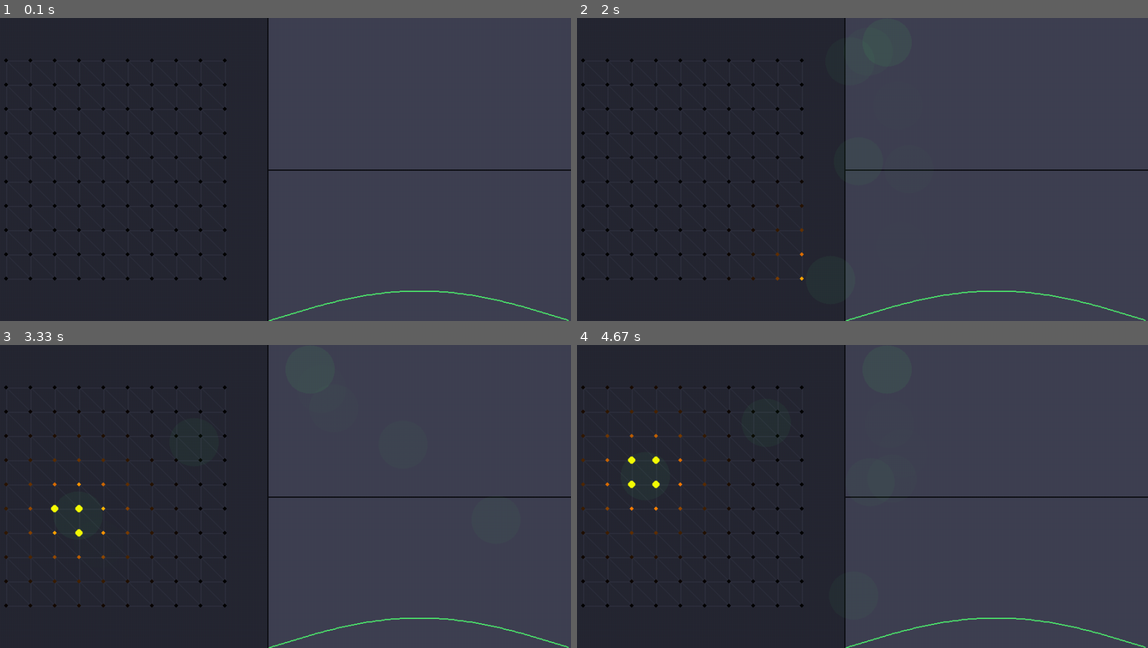
Above: before the commit, frames 1-4 (two rows, left to right).
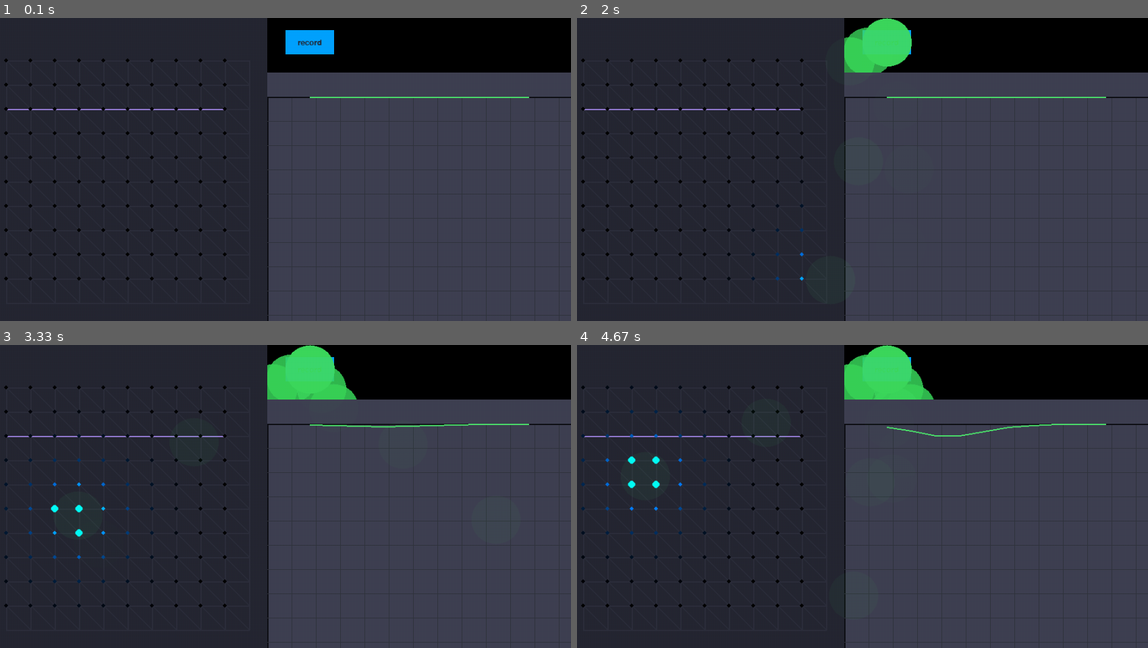
Above: after the commit, the same moments.

Repository: mmmmaja/MARBLE
Game: pygame game, started from pygame_model/main.py
Same seed, same stepped clock (60 frames per second), same inputs: the game is played once before the commit and once after it.
Inputs (mouse positions are in pixels of both pictures, inside the frame that each line leads up to):
- Up to frame 1 (0.1 s): no input
- Up to frame 2 (2 s): press the mouse at (885, 42) at 0.37 s; move the mouse to (771, 81) at 0.47 s; release the mouse at (656, 124) at 0.6 s; press the mouse at (885, 42) at 0.7 s; move the mouse to (891, 145) at 0.8 s; release the mouse at (902, 245) at 0.93 s; press the mouse at (885, 42) at 1.03 s; move the mouse to (896, 105) at 1.13 s; release the mouse at (908, 169) at 1.27 s; press the mouse at (885, 42) at 1.37 s; move the mouse to (868, 51) at 1.47 s; release the mouse at (851, 60) at 1.6 s; press the mouse at (885, 42) at 1.7 s; move the mouse to (856, 160) at 1.8 s; release the mouse at (828, 278) at 1.93 s
- Up to frame 3 (3.33 s): press the mouse at (308, 369) at 2.03 s; move the mouse to (205, 457) at 2.13 s; release the mouse at (97, 544) at 2.27 s; press the mouse at (308, 369) at 2.37 s; move the mouse to (319, 387) at 2.47 s; release the mouse at (331, 408) at 2.6 s; press the mouse at (308, 369) at 2.7 s; move the mouse to (399, 444) at 2.8 s; release the mouse at (496, 520) at 2.93 s; press the mouse at (308, 369) at 3.03 s; move the mouse to (194, 441) at 3.13 s; release the mouse at (79, 514) at 3.27 s
- Up to frame 4 (4.67 s): press the mouse at (885, 369) at 3.37 s; move the mouse to (896, 411) at 3.47 s; release the mouse at (902, 454) at 3.6 s; press the mouse at (885, 369) at 3.7 s; move the mouse to (891, 423) at 3.8 s; release the mouse at (891, 478) at 3.93 s; press the mouse at (885, 369) at 4.03 s; move the mouse to (868, 481) at 4.13 s; release the mouse at (851, 593) at 4.27 s; press the mouse at (885, 369) at 4.37 s; move the mouse to (765, 423) at 4.47 s; release the mouse at (645, 475) at 4.6 s

The runs differ from the first frame. In frame 1, 11% of the frame differs, in the area x 1-100%, y 0-100%; in frame 2, 11%; in frame 3, 11%; in frame 4, 11%, in the area x 0-100%, y 0-100%.

Commit message:
new commit

Diff:
--- a/pygame_model/main.py
+++ b/pygame_model/main.py
@@ -1,4 +1,3 @@
-import math
 import pygame
 import mesh
 import stimulis
@@ -13,26 +12,71 @@
 
     def __init__(self, sensor_mesh, stimuli):
 
+        self.button_rect = None
         self.sensor_mesh = sensor_mesh
         self.stimuli = stimuli
 
         # Indicates if currently the mouse is pressed
         self.mouse_pressed = False
 
+        # Indicates if currently the pressure data is recorded
+        self.recording = False
+
         # Stores press locations to display disappearing circles
         self.presses = []
+
+        # Index of the X line to be displayed on the right side od the visualization
+        self.LINE_INDEX = 2
+
+        # Number of centimeters to shift right visualization up
+        self.D_Y = 3
 
         self.screen = pygame.display.set_mode(
             size=(FRAME_WIDTH, FRAME_HEIGHT)
         )
+        pygame.init()
         self.update()
+        self.draw_settings()
         pygame.display.update()
 
     def run(self):
-        # FIXME Add clock here, save the sensor values in the xls file
+
+        # How many times per second do we want to output pressure data
+        UPDATE_INTERVAL = 0.5 * 1000  # milliseconds
+        clock = pygame.time.Clock()
+
         while True:
             self.detect_events()
             self.display_presses()
+
+            if pygame.time.get_ticks() % UPDATE_INTERVAL == 0:
+                if self.recording:
+                    self.sensor_mesh.get_values()
+
+            clock.tick(60)
+
+    def draw_settings(self):
+        self.add_record_button(position=(FRAME_WIDTH // 2 + 30, self.D_Y * UNIT - 100))
+
+    def add_record_button(self, position):
+        # Set up the font
+        font = pygame.font.SysFont(None, 20)
+
+        # Set up the button
+        button_width = 80
+        button_height = 40
+        self.button_rect = pygame.Rect(
+            position[0], position[1],
+            button_width, button_height)
+        button_surface = pygame.Surface((button_width, button_height))
+        button_surface.fill(hex2RGB('00a2ff'))
+        button_text = font.render("record", True, hex2RGB('262834'))
+        button_text_rect = button_text.get_rect(center=(button_width // 2, button_height // 2))
+        button_surface.blit(button_text, button_text_rect)
+
+        # Draw the button
+        self.screen.blit(button_surface, self.button_rect)
+        pygame.display.update()
 
     def update(self):
         self.update_central_section()
@@ -40,35 +84,43 @@
 
     def update_cross_section(self):
 
-        rect = pygame.Rect(FRAME_WIDTH / 2, 0, FRAME_WIDTH / 2, FRAME_HEIGHT)
+        # Draw section background
+        rect = pygame.Rect(
+            FRAME_WIDTH / 2, FRAME_HEIGHT // 2 - (self.D_Y + 1) * UNIT,
+            FRAME_WIDTH / 2, FRAME_HEIGHT)
         pygame.draw.rect(self.screen, hex2RGB("#3f4152"), rect)
 
-        # Draw the X and Y axis
-        pygame.draw.line(
-            self.screen,
-            hex2RGB("#0d0e12"),
-            (FRAME_WIDTH // 2, FRAME_HEIGHT // 2),
-            (FRAME_WIDTH, FRAME_HEIGHT // 2), 2)
-        pygame.draw.line(
-            self.screen,
-            hex2RGB("#0d0e12"),
-            (FRAME_WIDTH // 2, 0),
-            (FRAME_WIDTH // 2, FRAME_HEIGHT), 2)
+        # Draw Y axis
+        x = FRAME_WIDTH // 2
+        color, line_width = hex2RGB("#0d0e12"), 2
+        while x <= FRAME_WIDTH:
+            pygame.draw.line(
+                self.screen, color,
+                (x, FRAME_HEIGHT // 2 - self.D_Y * UNIT), (x, FRAME_HEIGHT), line_width)
+            x += UNIT
+            color, line_width = hex2RGB("#31343d"), 1
+        # Draw X axis
+        y = FRAME_HEIGHT // 2
+        color, line_width = hex2RGB("#0d0e12"), 2
+        while y - UNIT * self.D_Y <= FRAME_HEIGHT:
+            pygame.draw.line(
+                self.screen, color,
+                (FRAME_WIDTH // 2, y - self.D_Y * UNIT), (FRAME_WIDTH, y - self.D_Y * UNIT), line_width)
+            y += UNIT
+            color, line_width = hex2RGB("#31343d"), 1
 
-        # TODO Draw unit ticks
+        # Draw function of the deformation
+        curve_points = []
 
-        self.draw_function()
-
-    def draw_function(self):
-        # Generate a series of points along a sine curve
-        num_points = 100
-        curve_points = []
-        for i in range(num_points):
-            x = i * (FRAME_WIDTH // 2) / num_points + (FRAME_WIDTH // 2)
-            y = FRAME_WIDTH / 2 - 50 * math.sin(i * math.pi / num_points)
-            curve_points.append((x, y))
+        # Append the pressure points from the mesh object
+        sensor_line = self.sensor_mesh.get_points_along_X(self.LINE_INDEX)
+        for i in range(len(sensor_line)):
+            x = sensor_line[i].position[0]
+            y = - sensor_line[i].deformation
+            curve_points.append((x + FRAME_WIDTH // 2, y + FRAME_HEIGHT // 2 - self.D_Y * UNIT))
 
         # Draw the curve
+        # TODO interpolation to smooth it out
         pygame.draw.lines(self.screen, hex2RGB("#4ee96e"), False, curve_points, 2)
 
     def update_central_section(self):
@@ -77,6 +129,15 @@
 
         for t in self.sensor_mesh.triangles:
             pygame.draw.polygon(self.screen, hex2RGB("#2d2f3d"), t, 2)
+
+        # Mark the line that is displayed on the cross_section
+        sensor_line = self.sensor_mesh.get_points_along_X(self.LINE_INDEX)
+        pygame.draw.line(
+            self.screen,
+            hex2RGB("#9c82dd"),
+            sensor_line[0].position,
+            sensor_line[len(sensor_line) - 1].position,
+            2)
 
         for s in self.sensor_mesh.SENSOR_ARRAY:
             circle_prop = s.get_circle_properties()
@@ -89,6 +150,8 @@
 
             if event.type == pygame.MOUSEBUTTONDOWN:
                 self.mouse_pressed = True
+                if self.button_rect.collidepoint(event.pos):
+                    self.recording = True
 
             if event.type == pygame.MOUSEBUTTONUP:
                 self.mouse_pressed = False
--- a/pygame_model/mesh.py
+++ b/pygame_model/mesh.py
@@ -1,9 +1,6 @@
-import sys
-
 import numpy as np
 
-# define unit = 1cm
-
+# define unit 40px = 1cm
 UNIT = 40
 
 
@@ -19,6 +16,7 @@
         self.sensor_distance = sensor_distance
 
         if center:
+            # Used to shift mesh to the center of the frame
             real_width, real_height = (width - 1) * (sensor_distance * UNIT), (height - 1) * (sensor_distance * UNIT)
             self.delta = [center[0] - real_width / 2, center[0] - real_width / 2]
         else:
@@ -29,15 +27,16 @@
 
     def create(self):
         """
-        :return: Triangular mesh and point cloud corresponding to sensor positions
+        Fills self.SENSOR_ARRAY
+        :return: Triangular mesh for sensor map
         """
 
         # Triangulation method
         vertices, triangles = [], []
         step = UNIT * self.sensor_distance
 
-        for i in range(self.height - 1):
-            for j in range(self.width - 1):
+        for i in range(self.height):
+            for j in range(self.width):
                 a = [
                     i * step + self.delta[0],
                     j * step + self.delta[1]
@@ -56,12 +55,6 @@
                 ]
 
                 self.SENSOR_ARRAY.append(Sensor(a))
-                if i == self.height - 2:
-                    self.SENSOR_ARRAY.append(Sensor(b))
-                if j == self.width - 2:
-                    self.SENSOR_ARRAY.append(Sensor(d))
-                if i == self.height - 2 and j == self.width - 2:
-                    self.SENSOR_ARRAY.append(Sensor(c))
 
                 vertices.append(a)
                 vertices.append(b)
@@ -75,12 +68,23 @@
         return triangles
 
     def get_values(self):
-        for s in self.SENSOR_ARRAY:
-            print(str(s.pressure), end=', ')
+        for i in range(self.height):
+            for j in range(self.width):
+                index = i * self.width + j
+                print(round(self.SENSOR_ARRAY[index].deformation, 5), end=' | ')
+                # print(self.SENSOR_ARRAY[index].position, end=' | ')
+            print()
 
     def press(self, stimuli):
         for sensor in self.SENSOR_ARRAY:
             sensor.press(stimuli)
+
+    def get_points_along_X(self, X):
+        sensor_line = []
+        for i in range(self.height):
+            index = i * self.width + 2
+            sensor_line.append(self.SENSOR_ARRAY[index])
+        return sensor_line
 
 
 class Sensor:
@@ -109,10 +113,9 @@
     def get_circle_properties(self):
         base_color = np.array([0, 0, 0])
 
-        base_color[0] = min(255, int(base_color[0] - self.deformation * 10))
+        base_color[2] = min(255, int(base_color[2] - self.deformation * 10))
         base_color[1] = min(255, int(base_color[1] - self.deformation * 5))
 
-        print(self.deformation)
         if self.activated:
             return [base_color, self.position, 6]
         else:
@@ -120,10 +123,9 @@
 
 
 
+
+
 """
-Stimula, specify radius/sides, start with c
-function
-distance to stimula
-color code pressure
+The longer sensor is pressed the more pressure is observed
 show deformation of chosen line
 """
